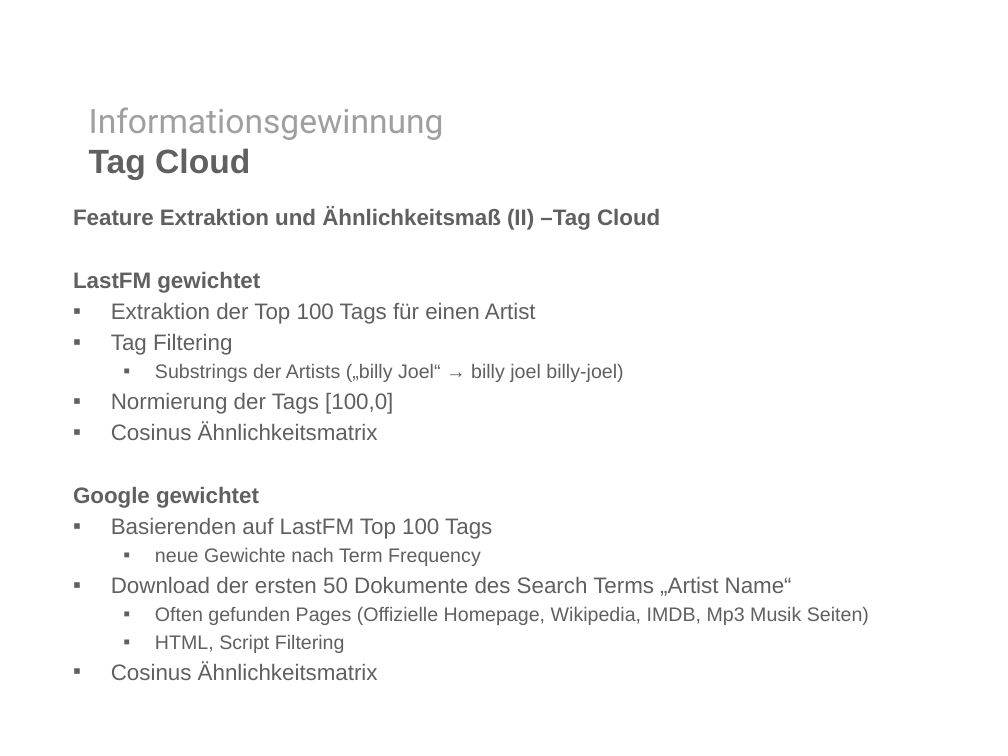
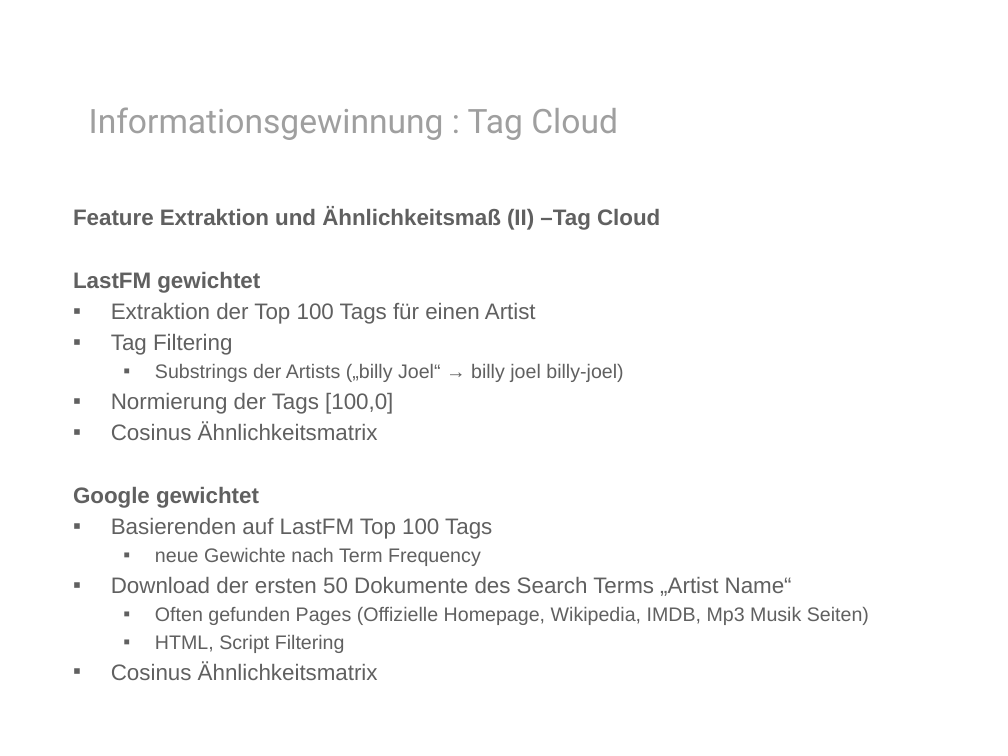
Before and after one commit to rohanprojects/mirlastfm, a slide deck: slide 15 of presentation/presentation.pptx. Drawn at 1008x756 pixels with LibreOffice and Linux fonts; fonts in the diff are those of the drawing; background and template pictures are left out. Boxes give left, top, right and bottom in pixels: in the first picture for what was removed or moved away, otherwise in the second. Text is boxed around its words. In the diff, an @@ line names an element or a change of style, - is before the commit and + after.

```diff
--- a/presentation/presentation.pptx
+++ b/presentation/presentation.pptx
@@ text at (89,107,618,140): text changed @@
-Informationsgewinnung
-Tag Cloud
+Informationsgewinnung : Tag Cloud
```
Also in this commit, not shown: 5 other slides changed.
